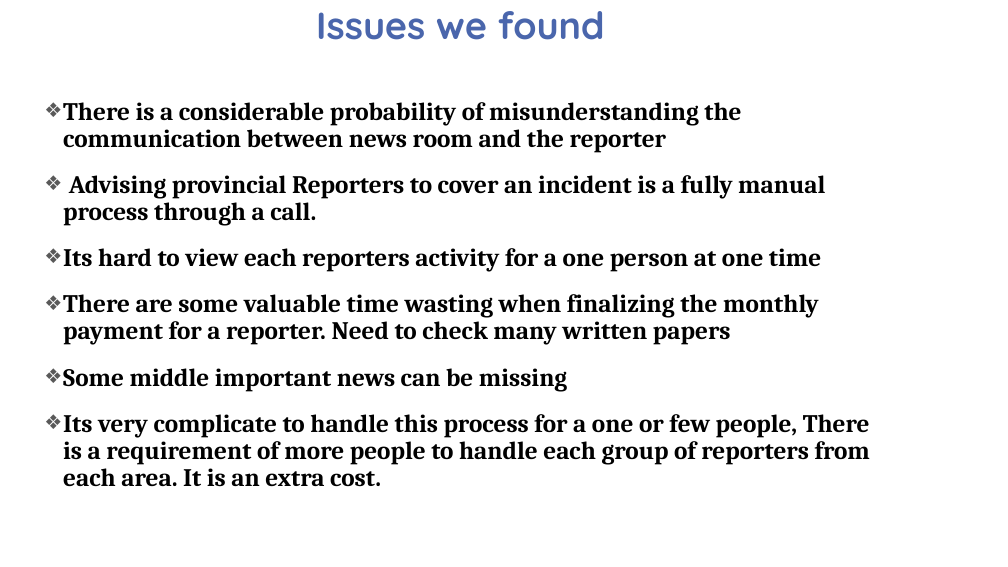
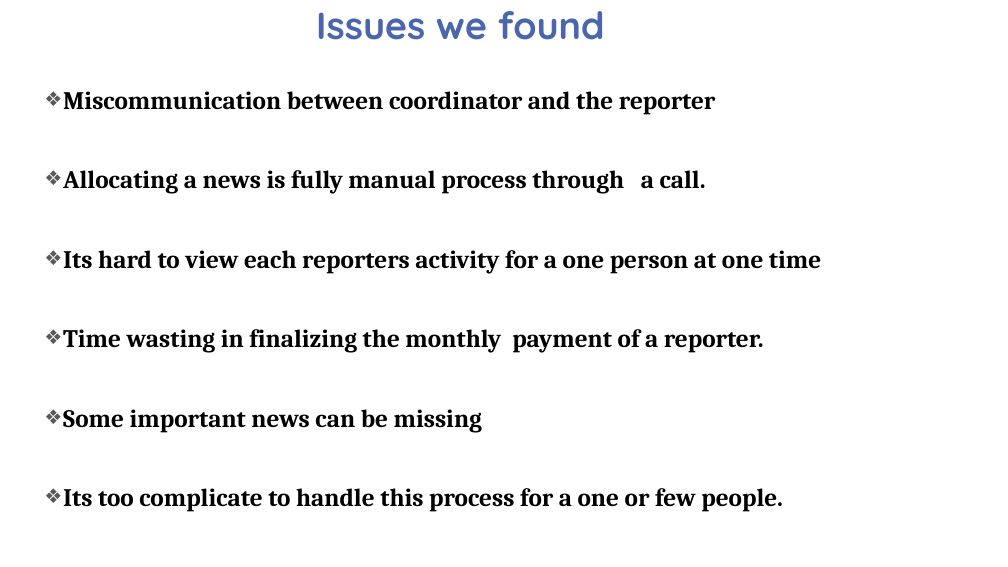
Before and after one commit to Dhanushka-Sanjaya/2nd-year-Group-Project, a slide deck: slide 6 of presentation/GROUP 13.pptx. Drawn at 1008x567 pixels with LibreOffice and Linux fonts; fonts in the diff are those of the drawing; background and template pictures are left out. Boxes give left, top, right and bottom in pixels: in the first picture for what was removed or moved away, otherwise in the second. Text is boxed around its words. In the diff, an @@ line names an element or a change of style, - is before the commit and + after.

```diff
--- a/presentation/GROUP 13.pptx
+++ b/presentation/GROUP 13.pptx
@@ text "Miscommunication between coordinator and the ...": place and size @@
-text "Miscommunication between coordinator and the ..." at box(63, 102, 870, 487)
+text "Miscommunication between coordinator and the ..." at box(63, 91, 821, 512)
@@ text at box(63, 91, 716, 194): text changed @@
-❖ There is a considerable probability of misunderstanding the communication between news room and the reporter
-❖ Advising provincial Reporters to cover an incident is a fully manual process through a call.
+❖ Miscommunication between coordinator and the reporter
+❖ Allocating a news is fully manual process through a call.
@@ text at box(63, 250, 821, 274): line spacing 0.9 to 2 @@
@@ text at box(63, 329, 782, 512): text changed @@
-❖ There are some valuable time wasting when finalizing the monthly payment for a reporter. Need to check many written papers
-❖ Some middle important news can be missing
-❖ Its very complicate to handle this process for a one or few people, There is a requirement of more people to handle each group of reporters from each area. It is an extra cost.
+❖ Time wasting in finalizing the monthly payment of a reporter.
+❖ Some important news can be missing
+❖ Its too complicate to handle this process for a one or few people.
```
Also in this commit, not shown: 1 other slide changed.
